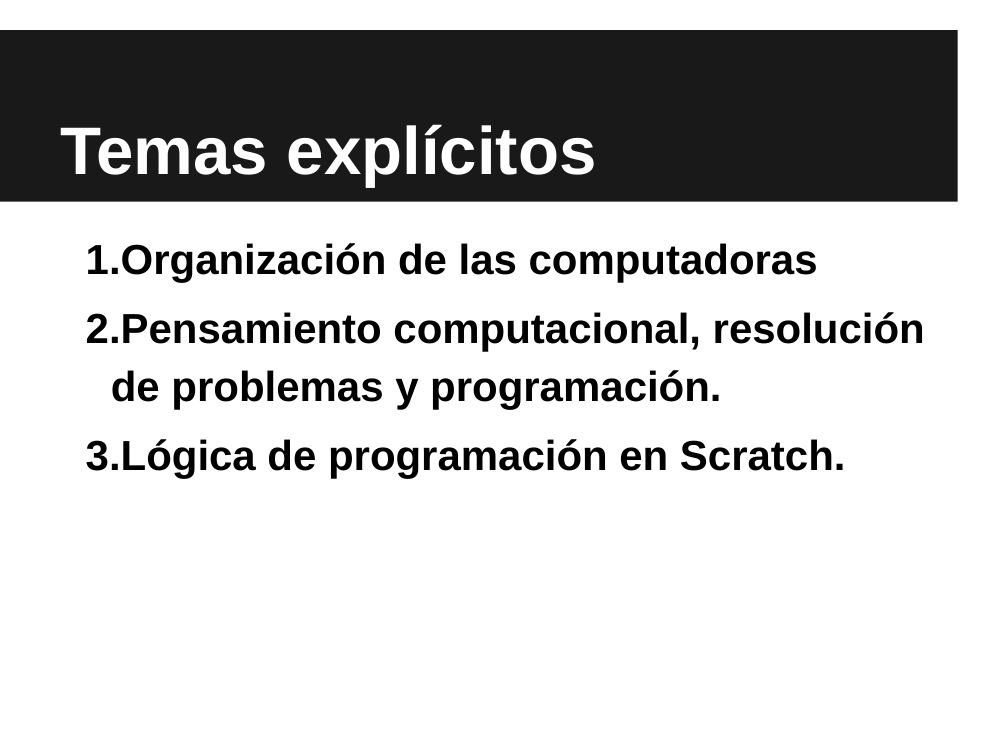
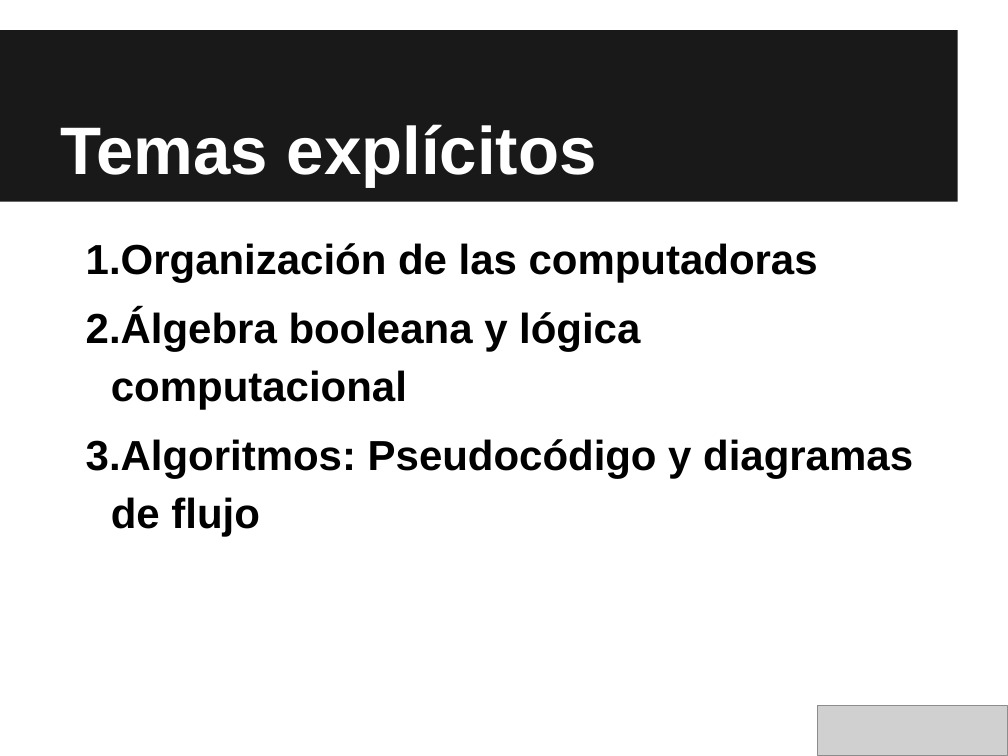
Before and after one commit to hackerschoolmty/newbies, a slide deck: slide 17 of Semana1/0. Intro/Newbies - Clase 0_ Inicio.pptx. Drawn at 1008x756 pixels with LibreOffice and Linux fonts; fonts in the diff are those of the drawing; grey boxes stand for pictures. Boxes give left, top, right and bottom in pixels: in the first picture for what was removed or moved away, otherwise in the second. Text is boxed around its words. In the diff, an @@ line names an element or a change of style, - is before the commit and + after.

```diff
--- a/Semana1/0. Intro/Newbies - Clase 0_ Inicio.pptx
+++ b/Semana1/0. Intro/Newbies - Clase 0_ Inicio.pptx
@@ text at (86, 309, 913, 536): text changed @@
-2. Pensamiento computacional, resolución de problemas y programación.
-3. Lógica de programación en Scratch.
+2. Álgebra booleana y lógica computacional
+3. Algoritmos: Pseudocódigo y diagramas de flujo
@@ picture added at (817, 706, 1008, 756) @@
```
Also in this commit, not shown: 17 other slides changed, 4 slides added, 2 slides removed, 29 other files.
